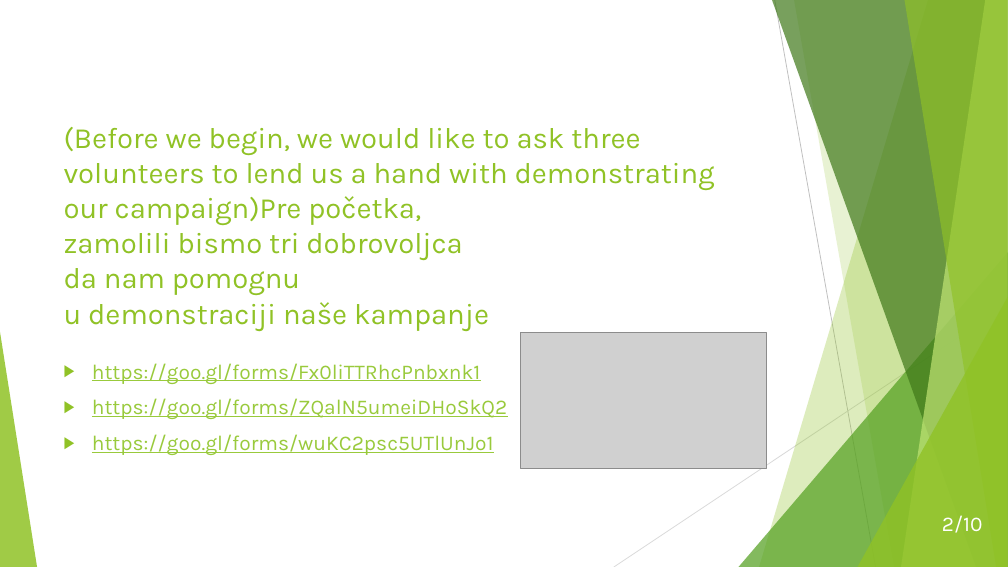
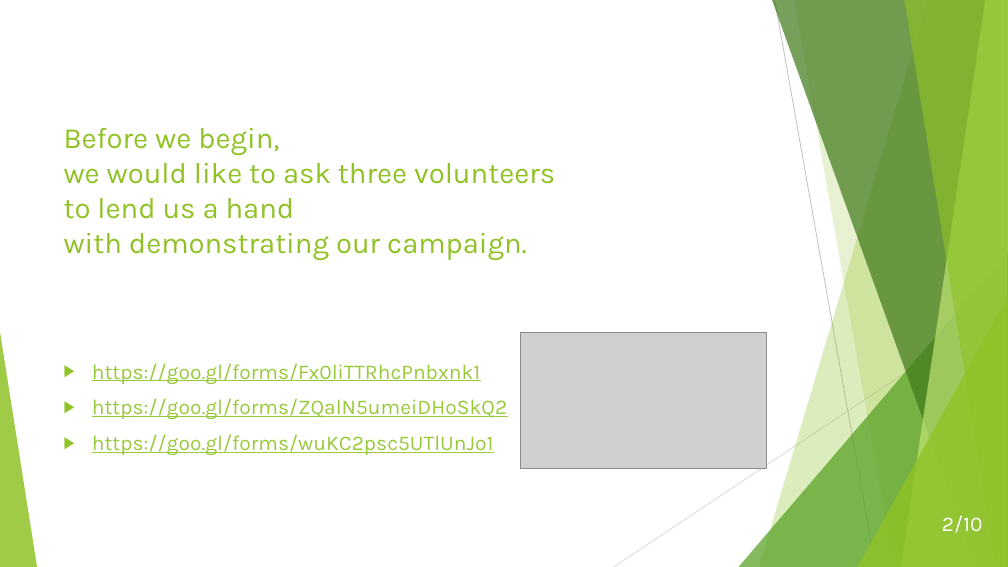
Before and after one commit to MarinaNikolic/UPR, a slide deck: slide 2 of mindgenomix-english.pptx. Drawn at 1008x567 pixels with LibreOffice and Linux fonts; fonts in the diff are those of the drawing; grey boxes stand for pictures. Boxes give left, top, right and bottom in pixels: in the first picture for what was removed or moved away, otherwise in the second. Text is boxed around its words. In the diff, an @@ line names an element or a change of style, - is before the commit and + after.

```diff
--- a/mindgenomix-english.pptx
+++ b/mindgenomix-english.pptx
@@ title at <box>64,128,555,260</box>: text changed @@
-(Before we begin, we would like to ask three volunteers to lend us a hand with demonstrating our campaign)Pre početka,
-zamolili bismo tri dobrovoljca
-da nam pomognu
-u demonstraciji naše kampanje
+Before we begin,
+we would like to ask three volunteers
+to lend us a hand
+with demonstrating our campaign.
```
Also in this commit, not shown: 9 other slides changed.
